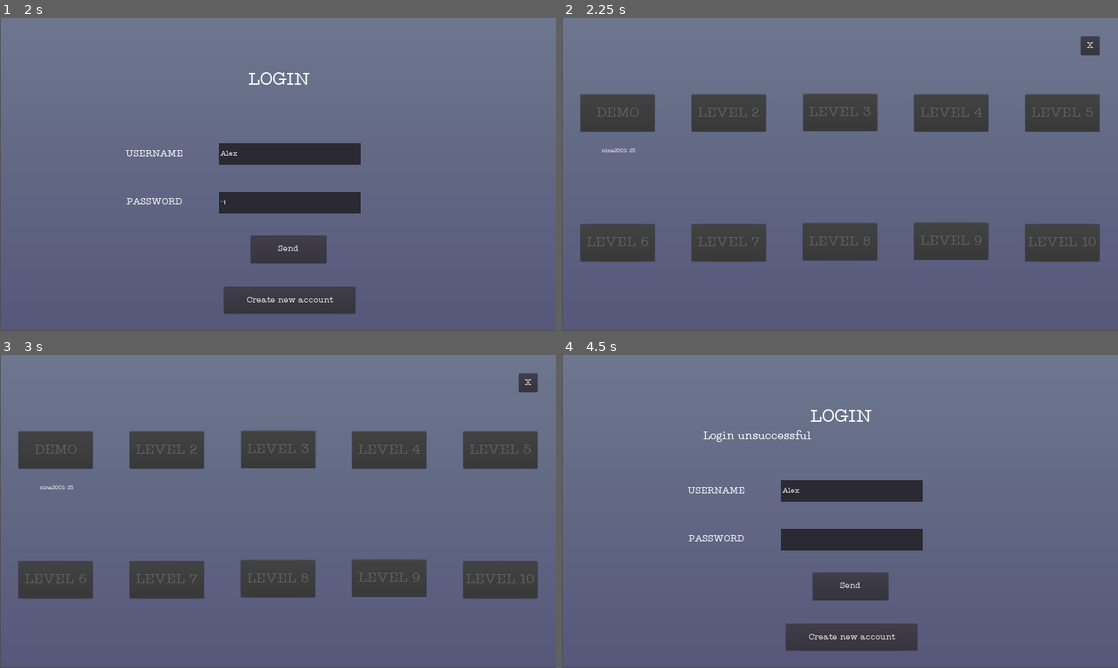
Above: before the commit, frames 1-4 (two rows, left to right).
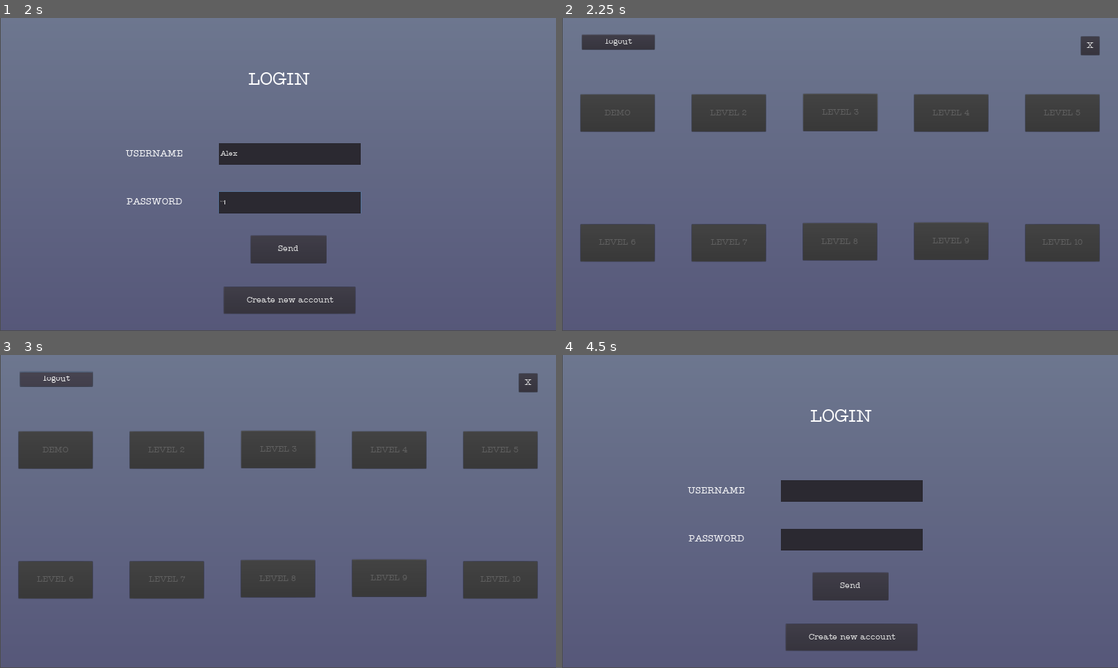
Above: after the commit, the same moments.

Repository: se-rai-na/HPCN-Game
Game: Godot game, scene res://scenes/Main.tscn
Two runs of this game, one before a commit and one after it. Both use one fixed random seed, a clock stepped at 60 frames per second and the inputs below.
Inputs (mouse positions are in pixels of both pictures, inside the frame that each line leads up to):
- Up to frame 1 (2 s): click "play" at 0.5 s; click (289, 152) at 1.27 s; type "Alex" at 1.35 s; click (289, 202) at 1.5 s; type "12" at 1.58 s
- Up to frame 2 (2.25 s): click "Send" at 2 s
- Up to frame 3 (3 s): click (55, 380) at 2.75 s, where only the run after the commit has a clickable "logout"
- Up to frame 4 (4.5 s): click "X" at 3.5 s; click "play" at 4.25 s

Frame 1 is identical in both runs. In frame 2, 1.5% of the frame differs, in the area x 3-96%, y 5-73%; in frame 3, 1.5%; in frame 4, 0.2%.
Error before the commit: Invalid get index '1' (on base: 'Nil'). (res://scenes/LevelManager.gd:94)
Error after the commit: Invalid get index '1' (on base: 'Nil'). (res://scenes/LevelManager.gd:96)

Commit message:
Debugged parts of the highscore process.

Diff:
--- a/Network/game_data/user_data/nina2001.json
+++ b/Network/game_data/user_data/nina2001.json
@@ -1 +1 @@
-{"1":{"time":30,"score":25},"2":{"time":7,"score":40},"3":{"time":16,"score":50},"4":{"time":23,"score":55},"5":{"time":0,"score":0},"6":{"time":0,"score":0},"7":{"time":0,"score":0},"8":{"time":0,"score":0},"9":{"time":0,"score":0},"10":{"time":0,"score":0}}
+{"1":{"time":30,"score":25},"2":{"time":7,"score":40},"3":{"time":16,"score":50},"4":{"time":23,"score":55},"5":{"time":18,"score":60},"6":{"time":28,"score":65},"7":{"time":29,"score":70},"8":{"time":27,"score":75},"9":{"time":0,"score":0},"10":{"time":0,"score":0}}
--- a/Network/scenes/LevelManager.gd
+++ b/Network/scenes/LevelManager.gd
@@ -19,6 +19,7 @@
 var levels = []
 #dictionary for the score displat
 var scoreDisplay = []
+var highScore = []
 
 var level
 #gets username that is used to access file
@@ -58,7 +59,8 @@
 		levels.append(get_node("lvl" + str(i)))
 	#Store references to score display nodes
 	for i in range(1, max_level+1):
-		scoreDisplay.append(get_node("UserScore"+str(i)))
+		scoreDisplay.append(get_node("UserScore"+(str(i))))
+		highScore.append(get_node("highScore"+(str(i))))
 	#checks if one was found
 	#if hud != null:
 	SignalBus.connect("level_finished", self, "_on_player_value_added", [], CONNECT_ONESHOT)
@@ -156,12 +158,16 @@
 			checkMarks[i].show()
 			levels[i].disabled = false
 			scoreDisplay[i].text = str(level_data[str(i+1)]["score"])
+			#var highscore_string = ""
+			var highscore_string = highscore_data[str(i+1)]["user"]
+			if len(highscore_string) != 0:
+				highScore[i].text = str(highscore_data[str(i+1)]["user"]) + ": " + str(highscore_data[str(i+1)]["score"])
 		#make sure the new level does not have a checkmark
 		elif not flags[i] and flags[i - 1]:
 			checkMarks[i-1].hide()
-	var user = str(highscore_data["1"]["user"])
-	var score_user = str(highscore_data["1"]["score"])
-	$highScore1.text = user + ": " + score_user
+	#var user = str(highscore_data["1"]["user"])
+	#var score_user = str(highscore_data["1"]["score"])
+	#$highScore1.text = user + ": " + score_user
 
 func get_highscore_data():
 	var file = File.new()
@@ -270,3 +276,9 @@
 	emit_signal("ten_pressed")
 	hide_buttons()
 	hide_checks()
+
+func _on_logout_pressed():
+	save_dictionary_to_json()
+	level_data = null
+	file_path = null
+	scoreDisplay = null
--- a/Network/scenes/LevelManager.tscn
+++ b/Network/scenes/LevelManager.tscn
@@ -1,11 +1,11 @@
-[gd_scene load_steps=17 format=2]
+[gd_scene load_steps=26 format=2]
 
 [ext_resource path="res://scenes/LevelManager.gd" type="Script" id=1]
 [ext_resource path="res://resources/Type Machine.ttf" type="DynamicFontData" id=2]
 [ext_resource path="res://images/check_mark.png" type="Texture" id=3]
 
 [sub_resource type="DynamicFont" id=1]
-size = 50
+size = 30
 font_data = ExtResource( 2 )
 
 [sub_resource type="DynamicFont" id=2]
@@ -56,8 +56,55 @@
 size = 20
 font_data = ExtResource( 2 )
 
+[sub_resource type="DynamicFont" id=14]
+size = 20
+font_data = ExtResource( 2 )
+
+[sub_resource type="DynamicFont" id=15]
+size = 20
+font_data = ExtResource( 2 )
+
+[sub_resource type="DynamicFont" id=16]
+size = 20
+font_data = ExtResource( 2 )
+
+[sub_resource type="DynamicFont" id=17]
+size = 20
+font_data = ExtResource( 2 )
+
+[sub_resource type="DynamicFont" id=18]
+size = 20
+font_data = ExtResource( 2 )
+
+[sub_resource type="DynamicFont" id=19]
+size = 20
+font_data = ExtResource( 2 )
+
+[sub_resource type="DynamicFont" id=20]
+size = 20
+font_data = ExtResource( 2 )
+
+[sub_resource type="DynamicFont" id=21]
+size = 20
+font_data = ExtResource( 2 )
+
+[sub_resource type="DynamicFont" id=22]
+size = 20
+font_data = ExtResource( 2 )
+
 [node name="LevelSelectionScreen" type="Node"]
 script = ExtResource( 1 )
+
+[node name="logout" type="Button" parent="." groups=["lvlButtons"]]
+anchor_left = 0.036
+anchor_right = 0.167
+anchor_bottom = 0.357
+margin_left = -0.120003
+margin_top = 58.0
+margin_right = -0.640015
+margin_bottom = -276.56
+custom_fonts/font = SubResource( 1 )
+text = "logout"
 
 [node name="lvl1" type="Button" parent="." groups=["lvlButtons"]]
 margin_left = 64.0
@@ -315,19 +362,146 @@
 align = 1
 valign = 2
 
-[node name="highScore1" type="Label" parent="."]
+[node name="highScore1" type="Label" parent="." groups=["HighScore"]]
 anchor_left = 0.033
 anchor_top = 0.245
 anchor_right = 0.167
 anchor_bottom = 0.66
 margin_left = 2.64
 margin_top = 158.4
-margin_right = 2.35999
-margin_bottom = -220.8
+margin_right = 2.36002
+margin_bottom = -184.8
+rect_pivot_offset = Vector2( 24, 216 )
 custom_fonts/font = SubResource( 13 )
 align = 1
 valign = 1
 
+[node name="highScore2" type="Label" parent="." groups=["HighScore"]]
+anchor_left = 0.233
+anchor_top = 0.244
+anchor_right = 0.365
+anchor_bottom = 0.649
+margin_left = 4.63998
+margin_top = 160.48
+margin_right = -0.800049
+margin_bottom = -186.92
+custom_fonts/font = SubResource( 14 )
+align = 1
+valign = 1
+autowrap = true
+
+[node name="highScore3" type="Label" parent="." groups=["HighScore"]]
+anchor_left = 0.434
+anchor_top = 0.241
+anchor_right = 0.568
+anchor_bottom = 0.647
+margin_left = 0.719971
+margin_top = 152.72
+margin_right = 0.439941
+margin_bottom = -186.76
+custom_fonts/font = SubResource( 15 )
+align = 1
+valign = 1
+
+[node name="highScore4" type="Label" parent="." groups=["HighScore"]]
+anchor_left = 0.434
+anchor_top = 0.241
+anchor_right = 0.568
+anchor_bottom = 0.647
+margin_left = 378.72
+margin_top = 157.72
+margin_right = 378.44
+margin_bottom = -185.76
+rect_pivot_offset = Vector2( -283, 102 )
+custom_fonts/font = SubResource( 16 )
+align = 1
+valign = 1
+
+[node name="highScore5" type="Label" parent="." groups=["HighScore"]]
+anchor_left = 0.841
+anchor_top = 0.243
+anchor_right = 0.972
+anchor_bottom = 0.653
+margin_left = -0.720093
+margin_top = 158.56
+margin_right = -8.24011
+margin_bottom = -166.24
+rect_pivot_offset = Vector2( -283, 102 )
+custom_fonts/font = SubResource( 17 )
+align = 1
+valign = 1
+
+[node name="highScore6" type="Label" parent="." groups=["HighScore"]]
+anchor_left = 0.033
+anchor_top = 0.66
+anchor_right = 0.164
+anchor_bottom = 1.0
+margin_left = 0.639999
+margin_top = 145.2
+margin_right = 0.119995
+margin_bottom = -122.0
+rect_pivot_offset = Vector2( -283, 102 )
+custom_fonts/font = SubResource( 18 )
+align = 1
+valign = 1
+
+[node name="highScore7" type="Label" parent="." groups=["HighScore"]]
+anchor_left = 0.232
+anchor_top = 0.658
+anchor_right = 0.366
+anchor_bottom = 1.0
+margin_left = 0.559998
+margin_top = 153.36
+margin_right = 0.279968
+margin_bottom = -136.0
+rect_pivot_offset = Vector2( -496, -148 )
+custom_fonts/font = SubResource( 19 )
+align = 1
+valign = 1
+
+[node name="highScore8" type="Label" parent="." groups=["HighScore"]]
+anchor_left = 0.434
+anchor_top = 0.657
+anchor_right = 0.569
+anchor_bottom = 1.0
+margin_left = 1.71997
+margin_top = 152.44
+margin_right = -0.47998
+margin_bottom = -138.0
+rect_pivot_offset = Vector2( -283, 102 )
+custom_fonts/font = SubResource( 20 )
+align = 1
+valign = 1
+
+[node name="highScore9" type="Label" parent="." groups=["HighScore"]]
+anchor_left = 0.636
+anchor_top = 0.651
+anchor_right = 0.77
+anchor_bottom = 1.0
+margin_left = -0.120117
+margin_top = 156.92
+margin_right = -0.400024
+margin_bottom = -130.0
+rect_pivot_offset = Vector2( -283, 102 )
+custom_fonts/font = SubResource( 21 )
+align = 1
+valign = 1
+
+[node name="highScore10" type="Label" parent="." groups=["HighScore"]]
+anchor_left = 0.835
+anchor_top = 0.658
+anchor_right = 0.969
+anchor_bottom = 1.0
+margin_left = 0.800049
+margin_top = 157.36
+margin_right = 0.52002
+margin_bottom = -132.0
+rect_pivot_offset = Vector2( -283, 102 )
+custom_fonts/font = SubResource( 22 )
+align = 1
+valign = 1
+
+[connection signal="pressed" from="logout" to="." method="_on_logout_pressed"]
 [connection signal="pressed" from="lvl1" to="." method="_on_lvl1_pressed"]
 [connection signal="pressed" from="lvl2" to="." method="_on_lvl2_pressed"]
 [connection signal="pressed" from="lvl3" to="." method="_on_lvl3_pressed"]
--- a/Network/scenes/Login.gd
+++ b/Network/scenes/Login.gd
@@ -30,19 +30,16 @@
 	# Check if the current input matches any valid username/password pairs
 	if credentials.has(usernameInput) and credentials[usernameInput] == passwordInput:
 		print("TRUE")
-		# Login successful!
-		$loginSuccess.text = "Login successful"
+		#Delete data from the input field
+		$passwordInput.clear()
+		$usernameInput.clear()
 		return
-
 	# If we get here, no matching username/password pair was found
 	else:
-		$loginSuccess.text = "Login unsuccessful"
 		$passwordInput.clear()
+		$usernameInput.clear()
 
 func _on_send_pressed():
-	print("check_login called1")
-
-
 	# Find the usernameInput and passwordInput nodes by name
 	usernameInput = $usernameInput.get_text()
 	passwordInput = $passwordInput.get_text()
Not shown, added: Network/images/crown.jpg.import
Not shown, changed: Network/.DS_Store
